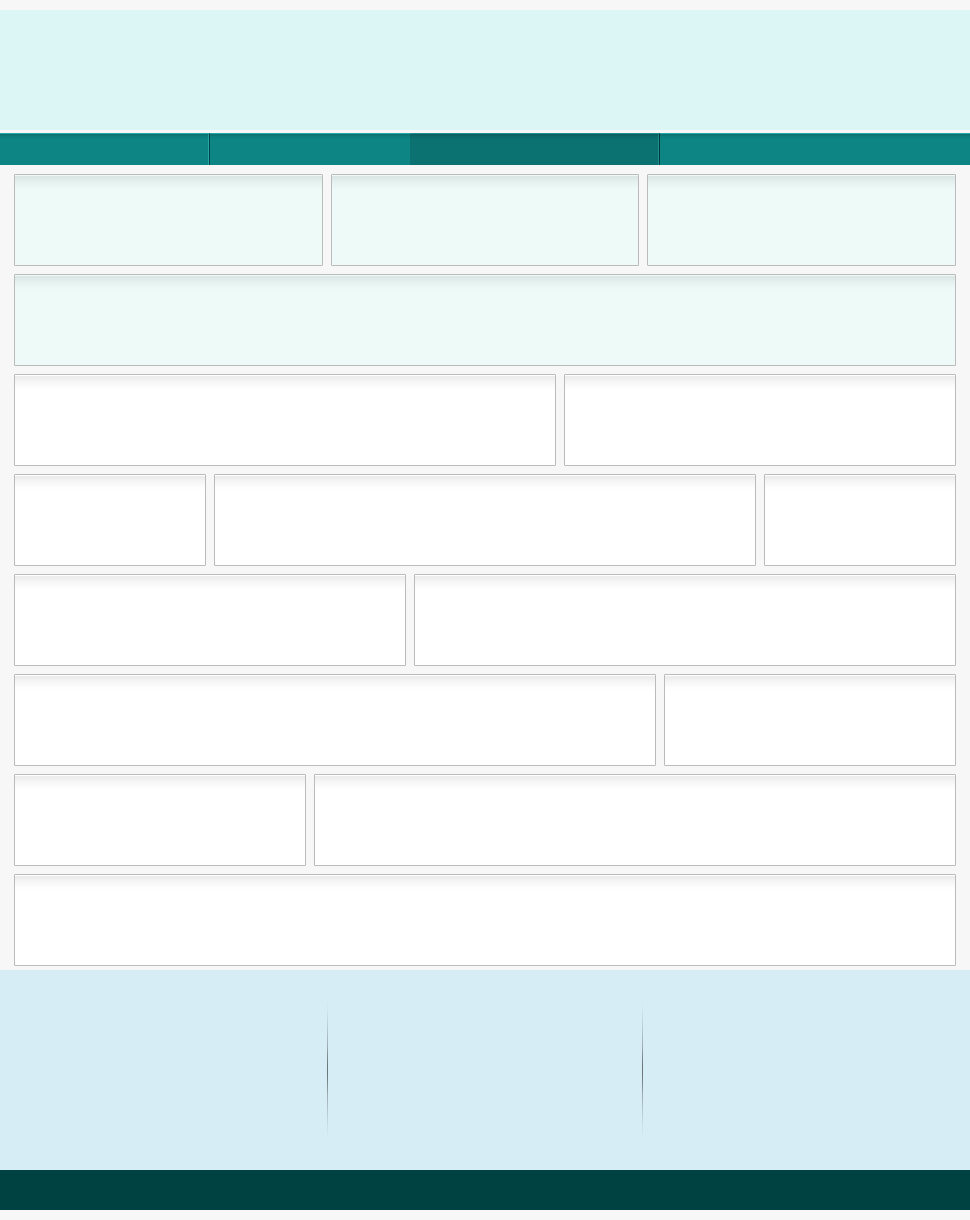
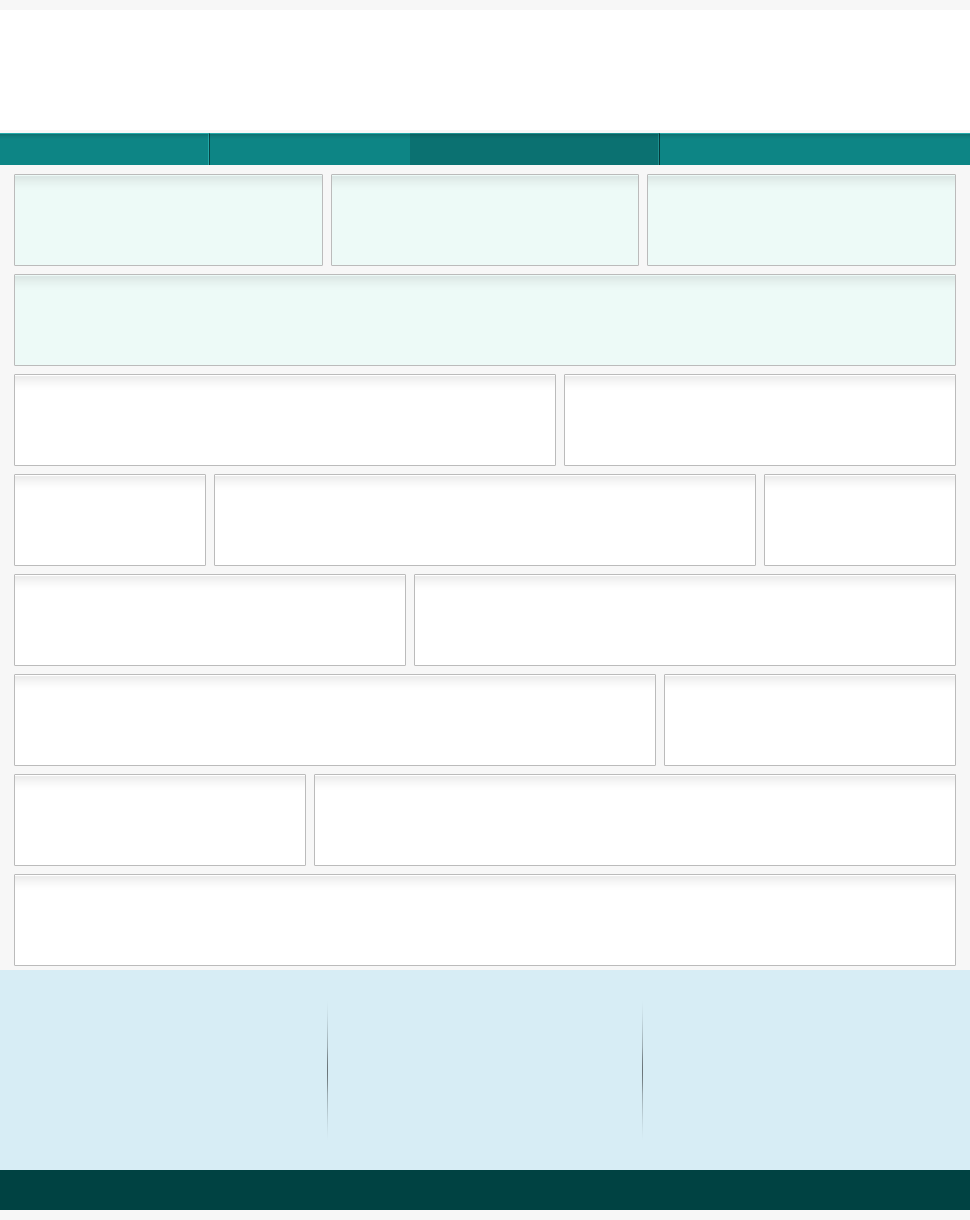
Layer changes from the first 970px x 1220px image to the second:
painted on "header" over [0,10,970,130]
